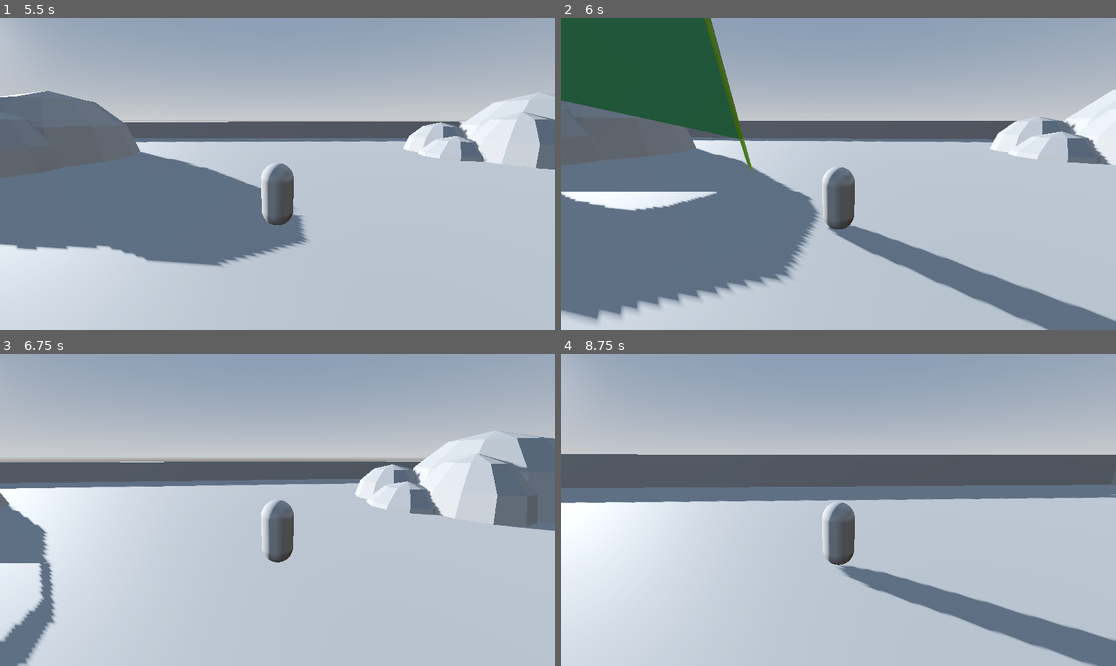
Above: before the commit, frames 1-4 (two rows, left to right).
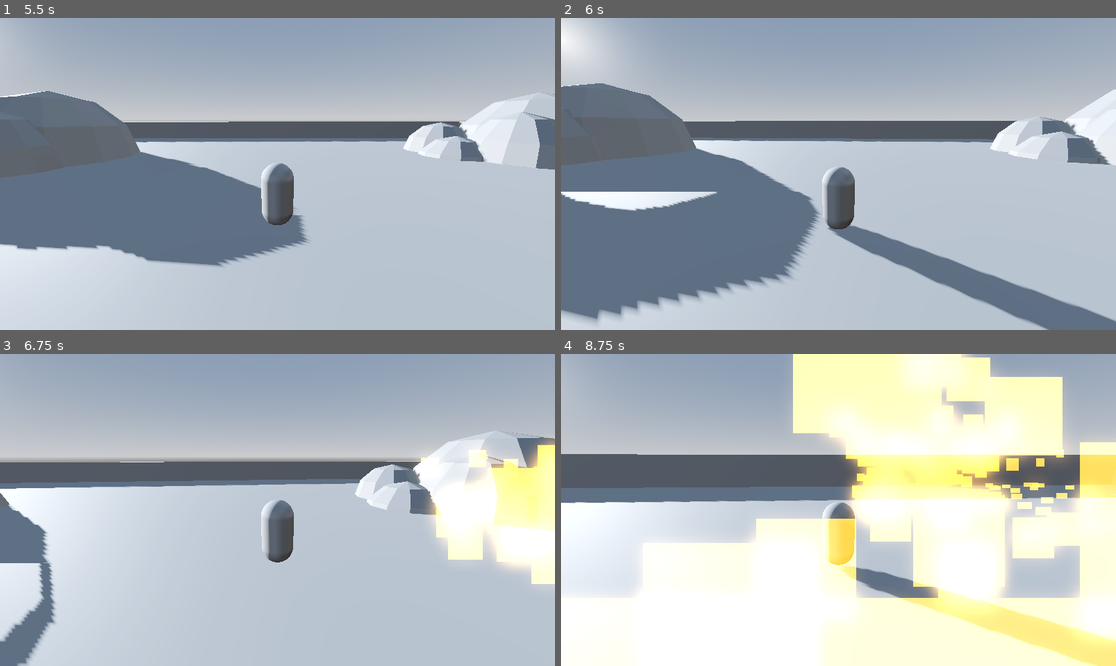
Above: after the commit, the same moments.

Repository: SrPatto/berial-mision
Game: Godot game, scene res://Scenes/prototype.tscn
The game is run twice, just before and just after one commit, with the same random seed, the same clock (stepped at 60 frames per second) and the same inputs. This scene is started directly instead of the project's main scene.
Inputs (mouse positions are in pixels of both pictures, inside the frame that each line leads up to):
- Up to frame 1 (5.5 s): tap Enter (ui_accept) at 0.5, 0.77, 1.52, 3.02, 3.77, 4.52 s; move the mouse to (305, 174) at 0.52 s; hold W (forward) from 0.53 s (still down); click (305, 174) at 0.67 s; move the mouse to (249, 174) at 1.27 s; move the mouse to (288, 167) at 2.02 s; move the mouse to (271, 180) at 2.77 s; click (271, 180) at 2.92 s; move the mouse to (316, 177) at 3.52 s; move the mouse to (233, 170) at 4.27 s; move the mouse to (283, 174) at 5.02 s; click (283, 174) at 5.17 s
- Up to frame 2 (6 s): move the mouse to (816, 167) at 5.77 s; release W (forward) at 5.78 s; hold D (right) from 5.78 s (still down)
- Up to frame 3 (6.75 s): tap Enter (ui_accept) at 6.02 s; move the mouse to (305, 510) at 6.52 s; release D (right) at 6.53 s; hold W (forward) from 6.53 s (still down)
- Up to frame 4 (8.75 s): keep holding W (forward); tap Enter (ui_accept) at 6.77, 7.52 s; move the mouse to (810, 510) at 7.27 s; click (810, 510) at 7.42 s; move the mouse to (849, 503) at 8.02 s

Frame 1 is identical in both runs. In frame 2, 9.7% of the frame differs, in the area x 0-35%, y 0-50%; in frame 3, 7.0%; in frame 4, 61%, in the area x 0-100%, y 0-100%.

Commit message:
Dragon basic combat system

Diff:
--- a/Scenes/Dragon/dragon.tscn
+++ b/Scenes/Dragon/dragon.tscn
@@ -36,6 +36,10 @@
 [sub_resource type="QuadMesh" id="QuadMesh_20pkq"]
 material = SubResource("StandardMaterial3D_yfema")
 
+[sub_resource type="CapsuleShape3D" id="CapsuleShape3D_mswqv"]
+radius = 1.02771
+height = 35.768
+
 [node name="Dragon" type="CharacterBody3D"]
 script = ExtResource("1_pf1ax")
 
@@ -56,16 +60,23 @@
 debug_path_custom_color = Color(1, 1, 0, 1)
 
 [node name="FireParticles" type="GPUParticles3D" parent="."]
-transform = Transform3D(1, 0, 0, 0, 1, 0, 0, 0, 1, 0, 9.8, 5.55)
+transform = Transform3D(1, 0, 0, 0, 1, 0, 0, 0, 1, 0, 3, 5.55)
 emitting = false
 amount = 512
 lifetime = 2.0
 randomness = 1.0
-visibility_aabb = AABB(-4, -40, -2, 8, 40, 8)
+visibility_aabb = AABB(-4, -40, -4, 8, 40, 8)
 process_material = SubResource("ParticleProcessMaterial_mswqv")
 draw_pass_1 = SubResource("QuadMesh_20pkq")
 
+[node name="FireBreath_Hitbox" type="Area3D" parent="FireParticles"]
+
+[node name="CollisionShape3D" type="CollisionShape3D" parent="FireParticles/FireBreath_Hitbox"]
+transform = Transform3D(1, 0, 0, 0, 1, 0, 0, 0, 1, 0, -18.4991, 0)
+shape = SubResource("CapsuleShape3D_mswqv")
+
 [node name="CD_FireBreath" type="Timer" parent="."]
+wait_time = 10.0
 one_shot = true
 
 [node name="FlyPause_Timer" type="Timer" parent="."]
@@ -73,6 +84,11 @@
 one_shot = true
 
 [node name="FireBreath_Timer" type="Timer" parent="."]
+wait_time = 6.0
+one_shot = true
+
+[node name="FireDamage_Timer" type="Timer" parent="."]
+wait_time = 0.2
 
 [node name="State Machine" type="Node" parent="." node_paths=PackedStringArray("initial_state")]
 script = ExtResource("3_yxnyt")
@@ -91,3 +107,6 @@
 
 [node name="ChargeState" type="Node" parent="State Machine"]
 script = ExtResource("7_mswqv")
+
+[connection signal="timeout" from="FireBreath_Timer" to="State Machine/FireBreathState" method="_on_fire_breath_timer_timeout"]
+[connection signal="timeout" from="FireDamage_Timer" to="State Machine/FireBreathState" method="_on_fire_damage_timer_timeout"]
--- a/Scripts/Dragon/DragonCharge.gd
+++ b/Scripts/Dragon/DragonCharge.gd
@@ -10,7 +10,6 @@
 	fly_pause_timer.wait_time = 1
 	isCharging = false
 	player_lastPosition = player.global_position
-	dragon.look_at_from_position(dragon.global_position, Vector3(player_lastPosition.x, dragon.global_position.y, player_lastPosition.z), Vector3.UP, true)
 	player_lastPosition += Vector3(17, 0, 0)
 	fly_pause_timer.start()
 	print("COBARDEEEEEEEEEEEES!!")
@@ -19,15 +18,20 @@
 	pass
 
 func Update(_delta: float):
-
 	if fly_pause_timer.is_stopped() && !isCharging:
 		isCharging = true
 		var charge_tween = get_tree().create_tween()
 		charge_tween.tween_property(dragon, "position", player_lastPosition, .5)
 		charge_tween.tween_callback(func ():
 			fly_pause_timer.wait_time = 3
+			dragon.isFlying = false
 			Transitioned.emit(self, "ChaseState"))
 	pass
 
 func Physics_Update(_delta: float):
-	pass
+	if !isCharging:
+		# Smooth look_at
+		var pos2D : Vector2 = Vector2(dragon.global_position.x, dragon.global_position.z)
+		var targetPos2d : Vector2 = Vector2(player_lastPosition.x - 17, player_lastPosition.z)
+		var direction = -(pos2D - targetPos2d)
+		dragon.rotation.y = lerp_angle(dragon.rotation.y, atan2(direction.x, direction.y), _delta * 4)
--- a/Scripts/Dragon/DragonChase.gd
+++ b/Scripts/Dragon/DragonChase.gd
@@ -5,6 +5,7 @@
 	dragon = $"../.."
 	navigation_agent_3d = $"../../NavigationAgent3D"
 	vision_ray_cast = $"../../Vision_RayCast"
+	cd_fire_breath = $"../../CD_FireBreath"
 
 	dragon.isFlying = false
 	pass
@@ -13,9 +14,11 @@
 	pass
 
 func Update(_delta: float):
-	Make_Path(player.global_position)
+	Make_Path(player.global_position, _delta)
 	if player_distant() < MELEE_RANGE:
 		print("SAPE")
+	elif player_distant() > MELEE_RANGE && player_distant() < MAX_DISTANCE && cd_fire_breath.is_stopped():
+		Transitioned.emit(self, "FireBreathState")
 	elif player_distant() > MAX_DISTANCE:
 		Transitioned.emit(self, "FlyState")
 
@@ -26,7 +29,7 @@
 func player_distant():
 	return dragon.global_position.distance_to(player.global_position)
 
-func Make_Path(target_position: Vector3):
+func Make_Path(target_position: Vector3, _delta):
 	navigation_agent_3d.set_target_position(target_position)
 	var current_agent_position = dragon.global_position
 	var next_path_position = navigation_agent_3d.get_next_path_position()
--- a/Scripts/Dragon/DragonFireBreath.gd
+++ b/Scripts/Dragon/DragonFireBreath.gd
@@ -1,6 +1,9 @@
 extends State_Dragon
 
 @onready var fire_particles: GPUParticles3D = $"../../FireParticles"
+@onready var fire_breath_timer = $"../../FireBreath_Timer"
+@onready var fire_breath_hitbox = $"../../FireParticles/FireBreath_Hitbox"
+@onready var fire_damage_timer = $"../../FireDamage_Timer"
 
 var direction
 var isAttacking
@@ -8,22 +11,30 @@
 func Enter():
 	player = get_tree().get_first_node_in_group("Player")
 	dragon = $"../.."
+	cd_fire_breath = $"../../CD_FireBreath"
+	fly_pause_timer = $"../../FlyPause_Timer"
+	vision_ray_cast = $"../../Vision_RayCast"
 
 	isAttacking = true
 	fire_particles.emitting = true
-	player_lastPosition = player.global_position
-	direction = get_direction()
+	fire_damage_timer.start()
 
 	if dragon.isFlying:
+		player_lastPosition = player.global_position
+		direction = get_direction()
+		dragon.look_at_from_position(dragon.global_position, Vector3(player_lastPosition.x, dragon.global_position.y, player_lastPosition.z), Vector3.UP, true)
+		fire_particles.position.y = 9.8
 		fire_particles.rotation.x = 0.0
+		fly_pause_timer.start()
 	else:
-		fire_particles.rotation.x = 75.0
+		fire_breath_timer.start()
+		fire_particles.position.y = 2
+		fire_particles.rotation.x = 55.0
 
 func Exit():
 	pass
 
 func Update(_delta: float):
-	dragon.look_at_from_position(dragon.global_position, Vector3(player_lastPosition.x, dragon.global_position.y, player_lastPosition.z), Vector3.UP, true)
 
 	if dragon.isFlying && !isAttacking :
 		Transitioned.emit(self, "ChargeState")
@@ -31,17 +42,21 @@
 
 func Physics_Update(_delta: float):
 	if dragon.isFlying:
-		if target_reached():
-			isAttacking = false
-			fire_particles.emitting = false
+		if fly_pause_timer.is_stopped():
+			stop_fireBreath()
 			dragon.velocity = Vector3.ZERO
 		else:
 			dragon.velocity = direction * fly_speed * _delta
 
 	else:
-		# floor
-		pass
-	pass
+		dragon.velocity = Vector3.ZERO
+		# Smooth look_at
+		var pos2D : Vector2 = Vector2(dragon.global_position.x, dragon.global_position.z)
+		var targetPos2d : Vector2 = Vector2(player.global_position.x, player.global_position.z)
+		direction = -(pos2D - targetPos2d)
+		dragon.rotation.y = lerp_angle(dragon.rotation.y, atan2(direction.x, direction.y), _delta * 2)
+
+
 
 func get_direction():
 	var direction_x = player_lastPosition.x - dragon.global_position.x
@@ -50,3 +65,19 @@
 
 func target_reached():
 	return dragon.global_position.distance_to(player_lastPosition) <= 20
+
+func stop_fireBreath():
+	isAttacking = false
+	fire_particles.emitting = false
+	fire_damage_timer.stop()
+
+func _on_fire_breath_timer_timeout():
+	stop_fireBreath()
+	cd_fire_breath.start()
+	Transitioned.emit(self, "ChaseState")
+
+# Damage per second
+func _on_fire_damage_timer_timeout():
+	if fire_breath_hitbox.overlaps_body(player):
+		player.health -= FIRE_DAMAGE
+		print(player.health)
--- a/Scripts/Dragon/StateDragon.gd
+++ b/Scripts/Dragon/StateDragon.gd
@@ -5,10 +5,13 @@
 const MELEE_RANGE = 8
 const MAX_DISTANCE = 32
 
+const FIRE_DAMAGE = 2
+
 var collision_base: CollisionShape3D
 var navigation_agent_3d: NavigationAgent3D
 var vision_ray_cast: RayCast3D
 var fly_pause_timer: Timer
+var cd_fire_breath: Timer
 
 var player: CharacterBody3D
 var player_direction
--- a/Scripts/Player/player.gd
+++ b/Scripts/Player/player.gd
@@ -1,9 +1,13 @@
 extends CharacterBody3D
 
+@export_group("Movement")
+@export var SPEED = 10.0
+@export var JUMP_VELOCITY = 6
+@export var sens := .1
 
-const SPEED = 10.0
-const JUMP_VELOCITY = 6
-var sens := .1
+@export_group("Combat")
+@export var health = 100
+@export var stamina = 50
 
 @onready var cam = $pivot
 
Not shown: 1 places in Scenes/Dragon/dragon.tscn that only renumber resources
